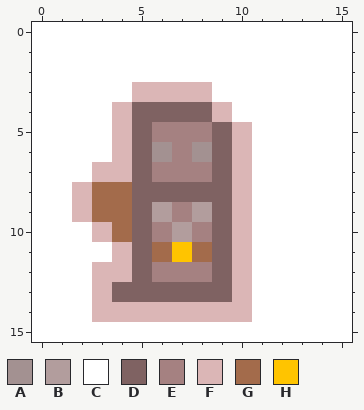
Pixel-art sprite -- the echo of the angels/assets/player/player_right_inv.png. The first picture shows the starting point.
The file is 16x16 pixels.
Palette (. is transparent): A #a39191  B #b29d9d  C #ffffff  D #7f6262  E #a58181  F #dbb6b6  G #a36b4b  H #ffc400
Pixels before, first column x 0:
 0 CCCCCCCCCCCCCCCC
 1 CCCCCCCCCCCCCCCC
 2 CCCCCCCCCCCCCCCC
 3 CCCCCFFFFCCCCCCC
 4 CCCCFDDDDFCCCCCC
 5 CCCCFDEEEDFCCCCC
 6 CCCCFDAEADFCCCCC
 7 CCCFFDEEEDFCCCCC
 8 CCFGGDDDDDFCCCCC
 9 CCFGGDBEBDFCCCCC
10 CCCFGDEBEDFCCCCC
11 CCCCFDGHGDFCCCCC
12 CCCFFDEEEDFCCCCC
13 CCCFDDDDDDFCCCCC
14 CCCFFFFFFFFCCCCC
15 CCCCCCCCCCCCCCCC
The same view after the edit:
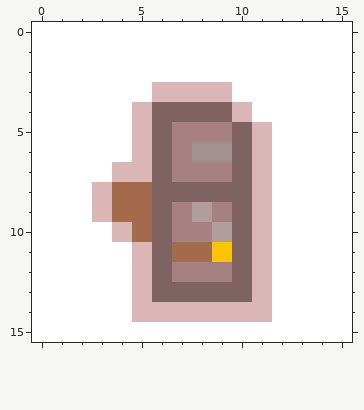
The exact change:
Changed rows in their new state; - is an unchanged pixel.
first column x 2:
 3 ---C---F--
 4 --CF---DF-
 5 --CFD--EDF
 6 --CFD--ADF
 7 -C-FD--EDF
 8 CF-G----DF
 9 CF-GD--EDF
10 -CFGDE-BDF
11 --CFDG-HDF
12 -CCFD--EDF
13 -CCF----DF
14 -CC------F
Boxes around the changes in both pictures, in picture pixels (x1, y1, x2, y2):
changed: (72, 82, 272, 322)
